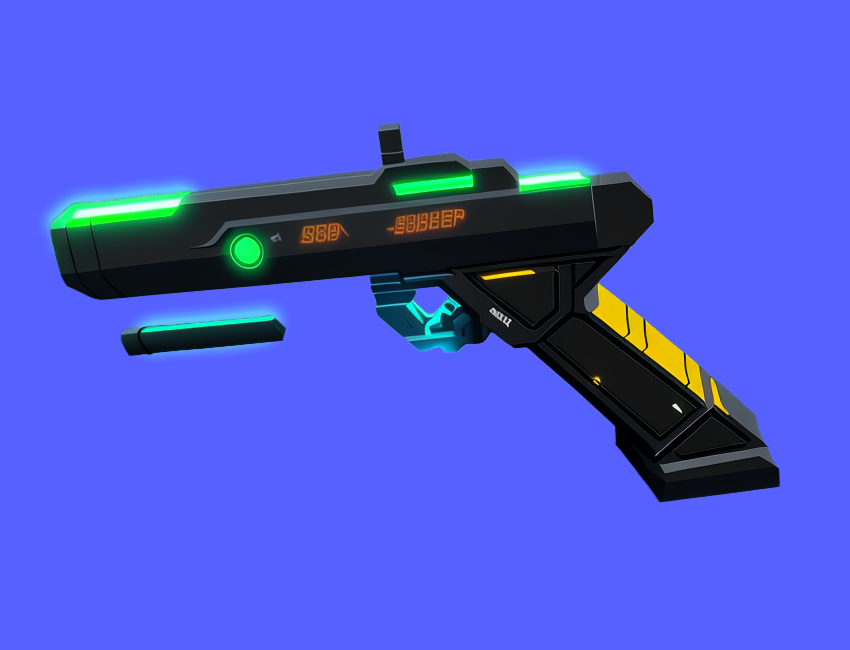
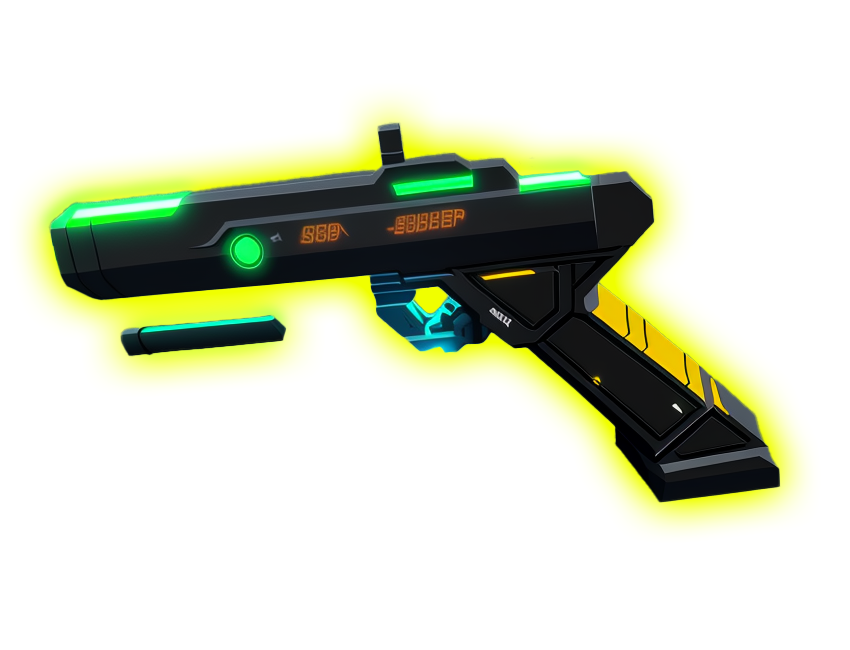
Two versions of the same layered image (w=850, h=650). Layer-by-layer changes:
hid "Layer 2" over [0, 0, 850, 650]
